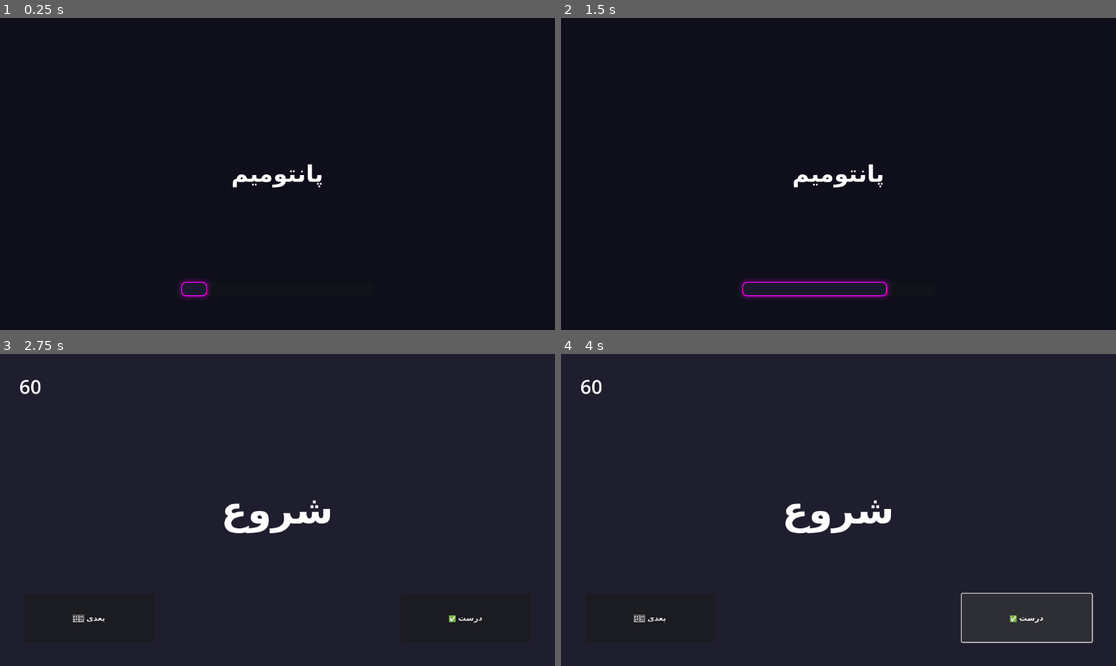
Above: before the commit, frames 1-4 (two rows, left to right).
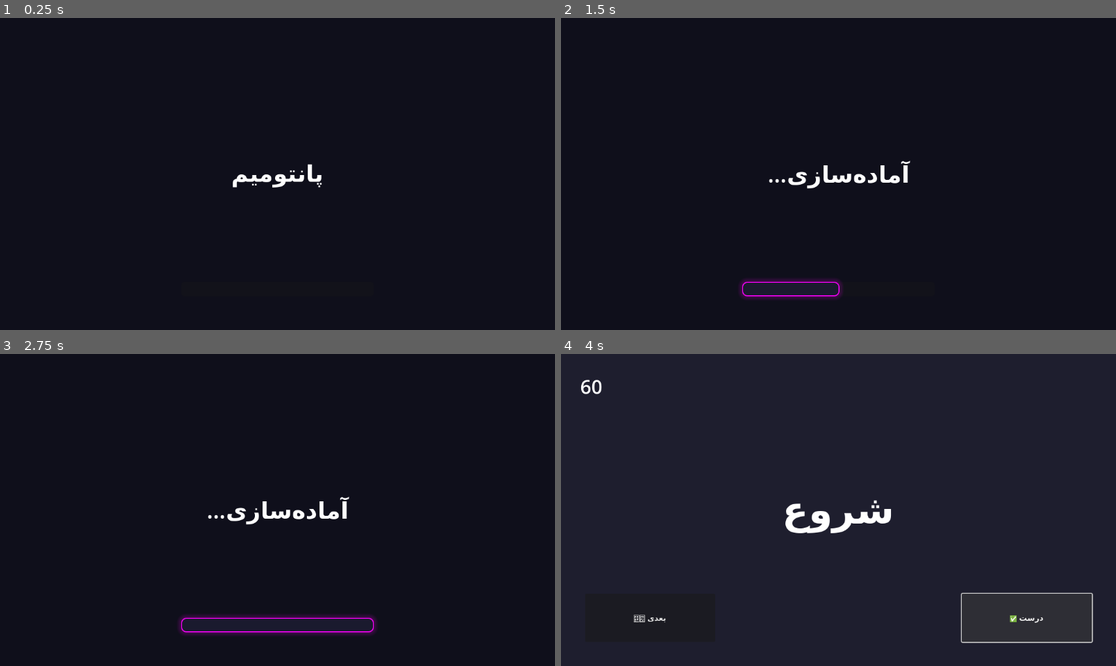
Above: after the commit, the same moments.

Repository: ushjdjsyudjd-rgb/Pantomim
Game: Godot game, scene res://Splash.tscn
Two runs of this game, one before a commit and one after it. Both use one fixed random seed, a clock stepped at 60 frames per second and the inputs below. This scene is started directly instead of the project's main scene.
Inputs (mouse positions are in pixels of both pictures, inside the frame that each line leads up to):
- Up to frame 1 (0.25 s): no input
- Up to frame 2 (1.5 s): tap Enter at 0.5 s
- Up to frame 3 (2.75 s): no input
- Up to frame 4 (4 s): click (1027, 619) at 2.75 s, where only the run before the commit has a clickable "درست ✅"; click "درست ✅" at 3.5 s

The runs differ from the first frame. In frame 1, 0.2% of the frame differs, in the area x 32-38%, y 83-90%; in frame 2, 0.9%; in frame 3, 1.7%, in the area x 3-87%, y 8-90%; in frame 4, nothing differs.
Error in both runs: Attempt to call function 'add_theme_stylebox_override' in base 'null instance' on a null instance. (res://Main.gd:22)

Commit message:
Update Splash.gd

Diff:
--- a/Splash.gd
+++ b/Splash.gd
@@ -2,8 +2,14 @@
 
 func _ready():
 	$ProgressBar.value = 0
+	# ایجاد انیمیشن نرم برای پر شدن نوار
 	var tween = create_tween()
-	# پر شدن نوار در ۲ ثانیه
-	tween.tween_property($ProgressBar, "value", 100, 2.0)
-	# بعد از اتمام، رفتن به صحنه اصلی
+	tween.set_trans(Tween.TRANS_QUART).set_ease(Tween.EASE_IN_OUT)
+	tween.tween_property($ProgressBar, "value", 100, 3.0)
+
+	# تغییر متن به صورت مرحله‌ای (اختیاری)
+	await get_tree().create_timer(1.0).timeout
+	$Label.text = "آماده‌سازی..."
+
+	# انتقال به صحنه اصلی بعد از اتمام انیمیشن
 	tween.finished.connect(func(): get_tree().change_scene_to_file("res://Main.tscn"))
